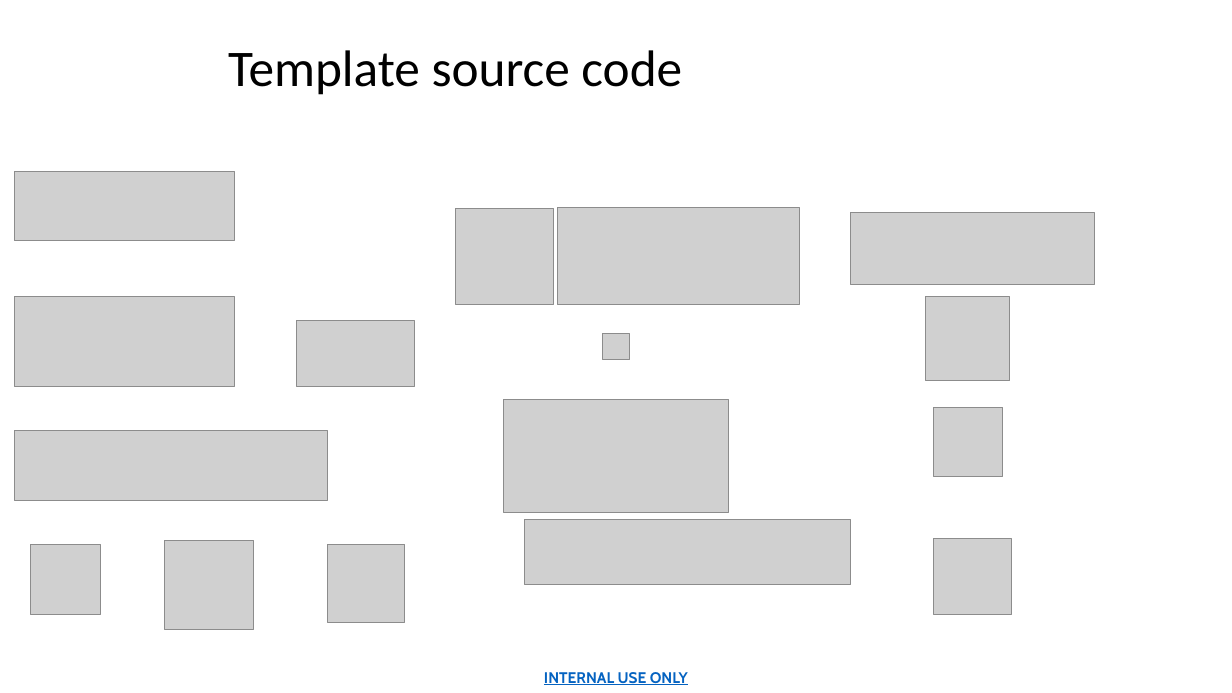
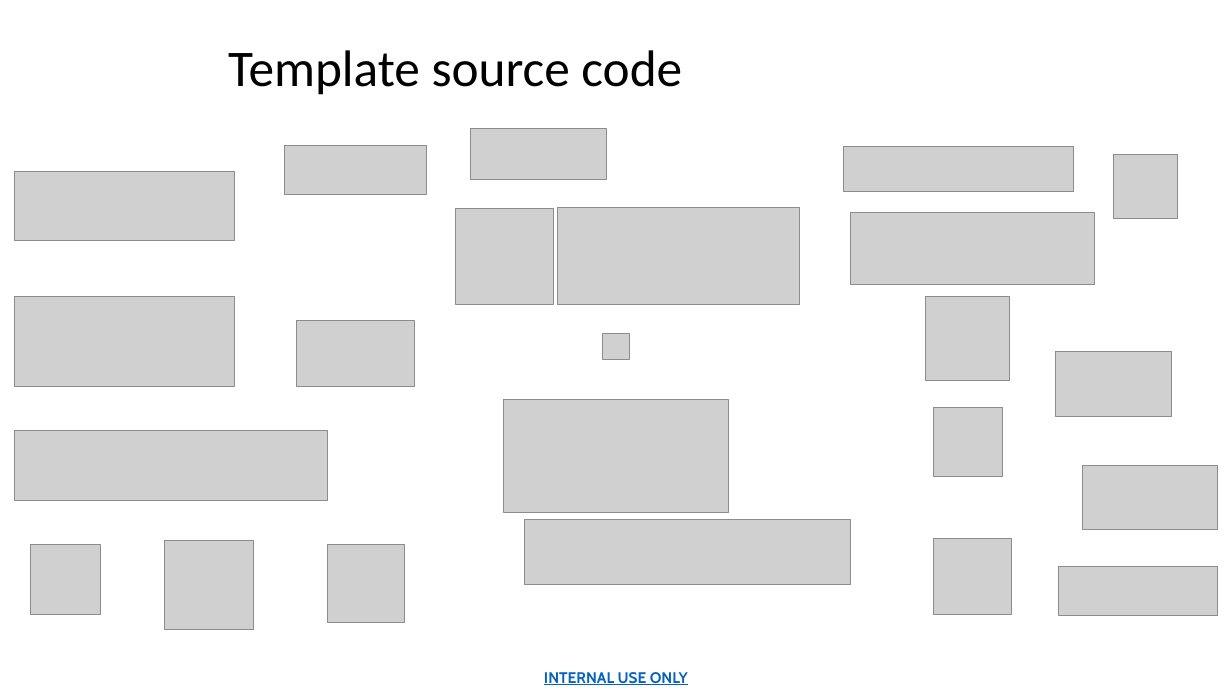
Before and after one commit to TruongKhanh23/toolbox, a slide deck: slide 105 of workspace/[Guideline]_CI_CD_Implementation.pptx (slide 102 before the commit). Drawn at 1232x693 pixels with LibreOffice and Linux fonts; fonts in the diff are those of the drawing; grey boxes stand for pictures; background and template pictures are left out. Boxes give left, top, right and bottom in pixels: in the first picture for what was removed or moved away, otherwise in the second. Text is boxed around its words. In the diff, an @@ line names an element or a change of style, - is before the commit and + after.

```diff
--- a/workspace/[Guideline]_CI_CD_Implementation.pptx
+++ b/workspace/[Guideline]_CI_CD_Implementation.pptx
@@ picture added at <box>285,146,426,195</box> @@
@@ picture added at <box>470,128,607,179</box> @@
@@ picture added at <box>844,147,1074,192</box> @@
@@ picture added at <box>1114,154,1177,218</box> @@
@@ picture added at <box>1055,352,1171,417</box> @@
@@ picture added at <box>1082,466,1218,530</box> @@
@@ picture added at <box>1059,567,1219,616</box> @@
```
Also in this commit, not shown: 1 other slide changed, 3 slides added, 2 other files.
